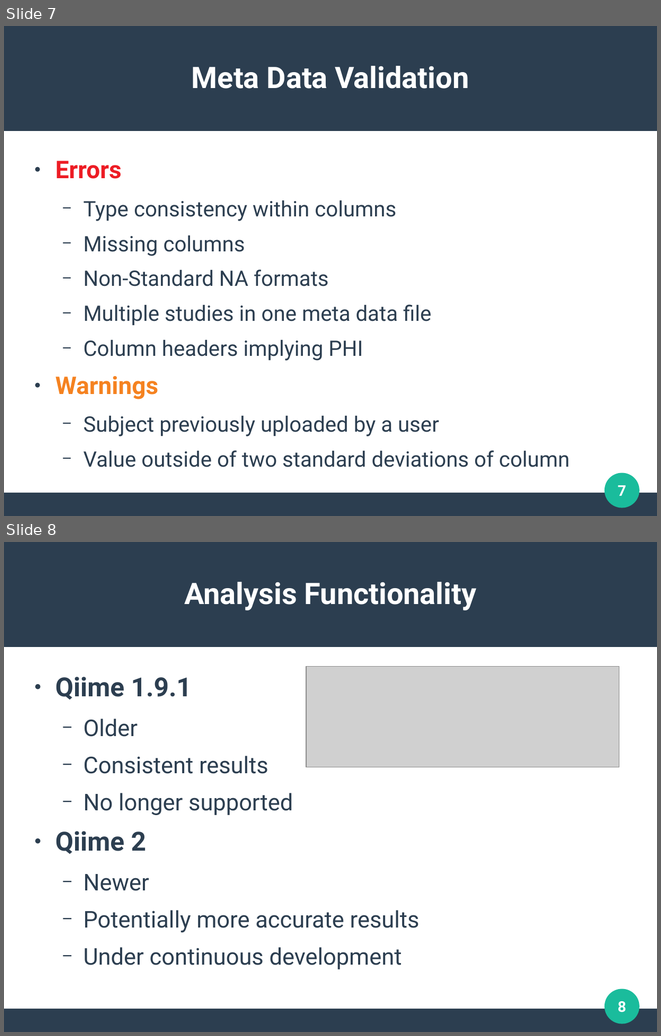
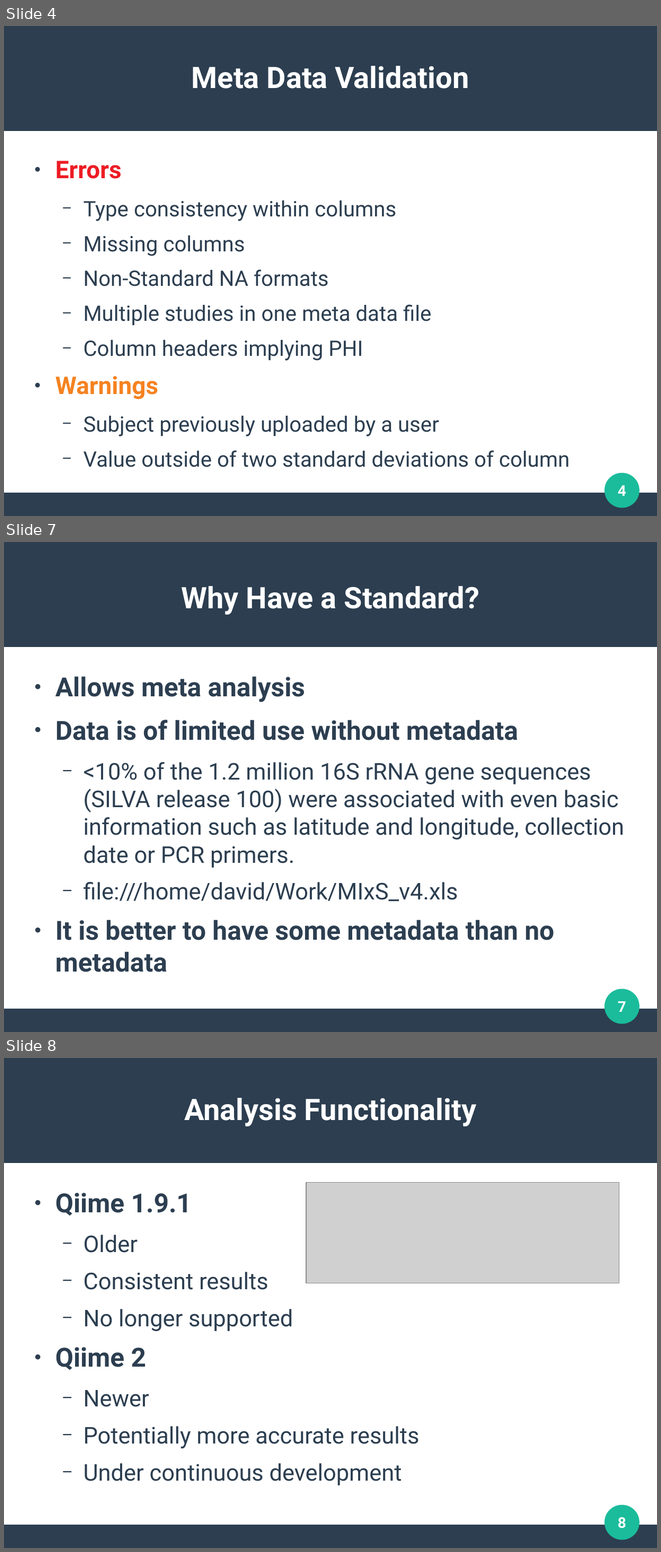
Before and after one commit to clemente-lab/mmeds-meta, a slide deck: sql/mmeds.odp. Shown one above the other, each under a label of ours: slides 7 and 8 before the commit, slides 4, 7 and 8 after it; the slides between them are not shown. The pictures are 661x1036 and 661x1552 pixels, drawn with LibreOffice and Linux fonts; fonts in the diff are those of the drawing; grey boxes stand for pictures. Boxes give left, top, right and bottom in pixels: in the first picture for what was removed or moved away, otherwise in the second. Text is boxed around its words. In the diff, an @@ line names an element or a change of style, - is before the commit and + after.

```diff
--- a/sql/mmeds.odp
+++ b/sql/mmeds.odp
@@ slide 7 added at (4, 542, 657, 1032), background #FFFFFF; not listed: 3 template elements that a slide beside it also shows @@
@@ title added at (182, 586, 479, 615), 36 pt, text #FFFFFF, bold @@
+Why Have a Standard?
@@ text added at (55, 676, 624, 972), 28 pt, text #2C3E50 @@
+● Allows meta analysis
+● Data is of limited use without metadata
+  − <10% of the 1.2 million 16S rRNA gene sequences (SILVA release 100) were associated with even basic information such as latitude and longitude, collection date or PCR primers.
+  − file:///home/david/Work/MIxS_v4.xls
+● It is better to have some metadata than no metadata
@@ page number added at (618, 1001, 626, 1012), 18 pt, text #FFFFFF, bold @@
+7
@@ what was slide 7 is now slide 4 @@
@@ page number at (618, 485, 626, 496): text changed @@
-7
+4
```
Also in this commit, not shown: 3 other slides added, 2 slides removed, 4 other files.
